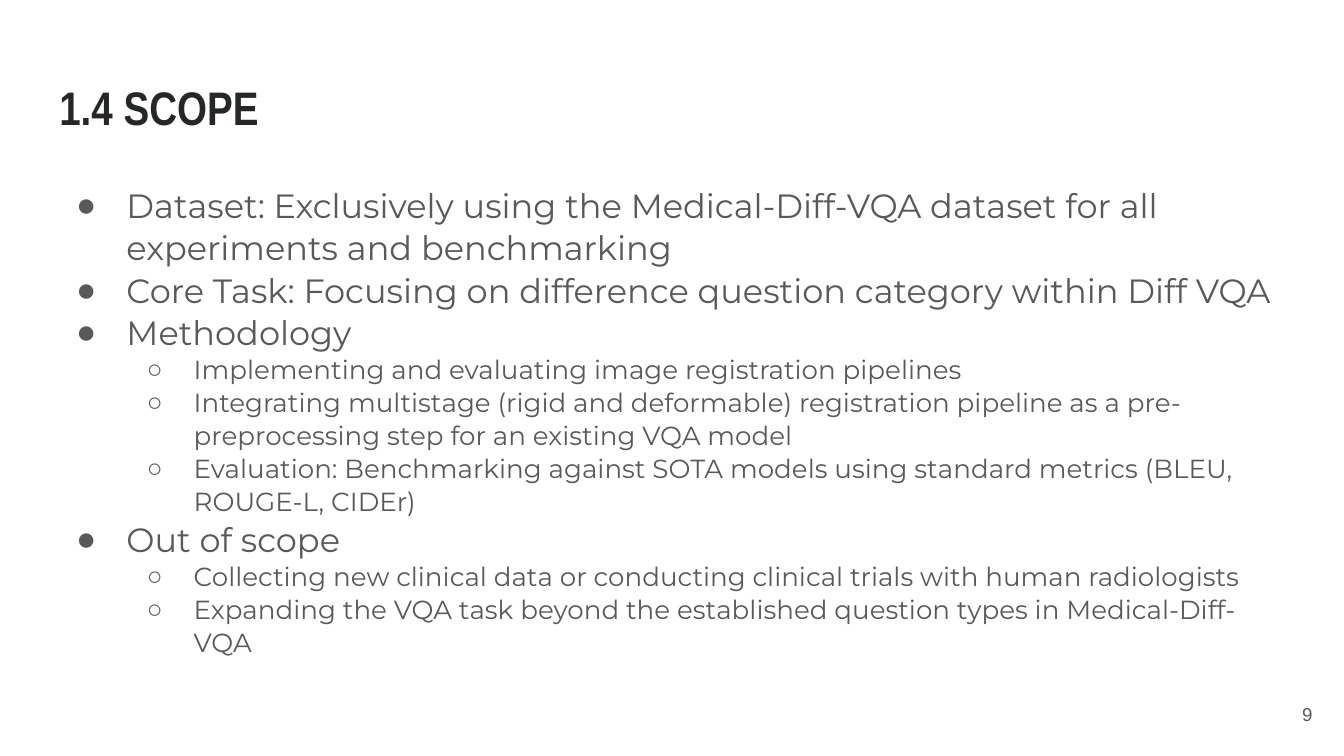
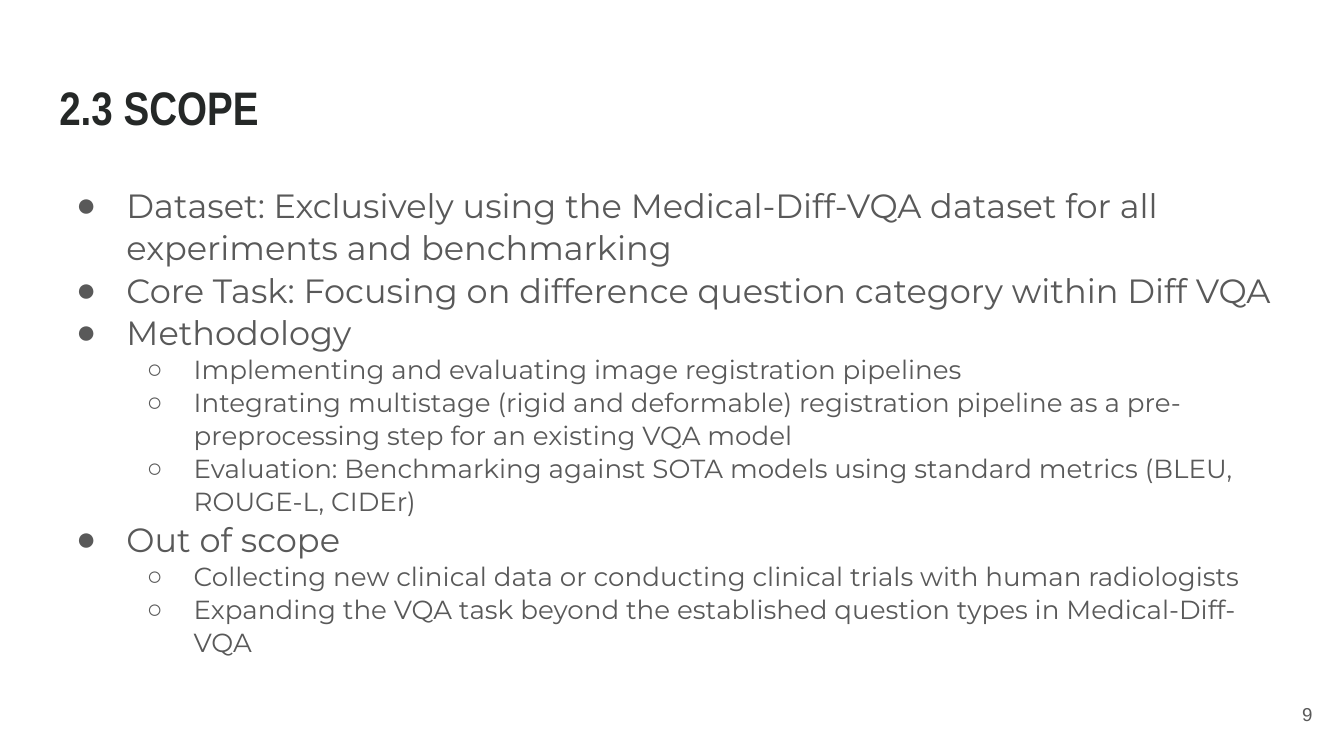
Before and after one commit to archx64/cxr-diff-vqa, a slide deck: slide 9 of st124974-Proposal.pptx. Drawn at 1344x756 pixels with LibreOffice and Linux fonts; fonts in the diff are those of the drawing. Boxes give left, top, right and bottom in pixels: in the first picture for what was removed or moved away, otherwise in the second. Text is boxed around its words. In the diff, an @@ line names an element or a change of style, - is before the commit and + after.

```diff
--- a/st124974-Proposal.pptx
+++ b/st124974-Proposal.pptx
@@ title at [59, 92, 259, 126]: text changed @@
-1.4 SCOPE
+2.3 SCOPE
```
Also in this commit, not shown: 17 other slides changed, 12 slides added, 23 other files.
